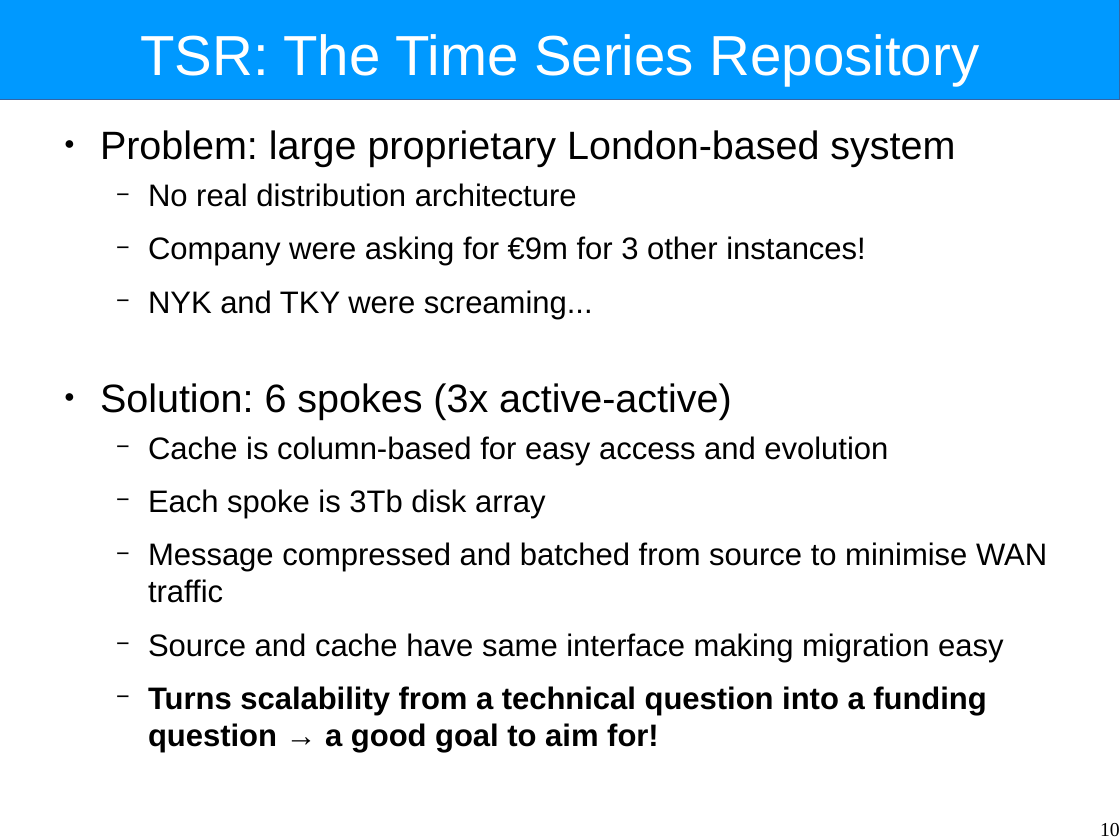
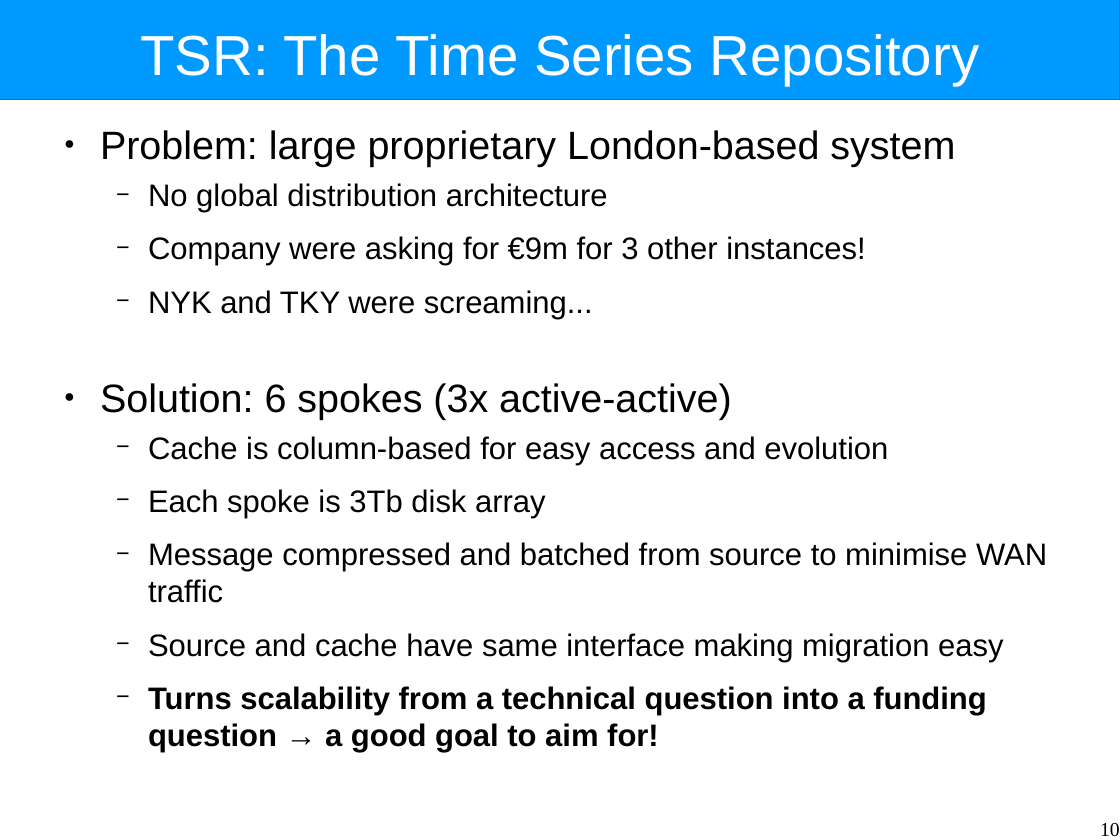
Before and after one commit to Intrinsarc/intrinsarc-evolve, a slide deck: slide 10 of Academic Work/lectures/data-distribution-architectures.odp. Drawn at 1120x840 pixels with LibreOffice and Linux fonts; fonts in the diff are those of the drawing. Boxes give left, top, right and bottom in pixels: in the first picture for what was removed or moved away, otherwise in the second. Text is boxed around its words. In the diff, an @@ line names an element or a change of style, - is before the commit and + after.

```diff
--- a/Academic Work/lectures/data-distribution-architectures.odp
+++ b/Academic Work/lectures/data-distribution-architectures.odp
@@ text at [148,183,608,213]: text changed @@
-  − No real distribution architecture
+  − No global distribution architecture
```
Also in this commit, not shown: 9 other slides changed, 18 other files.
